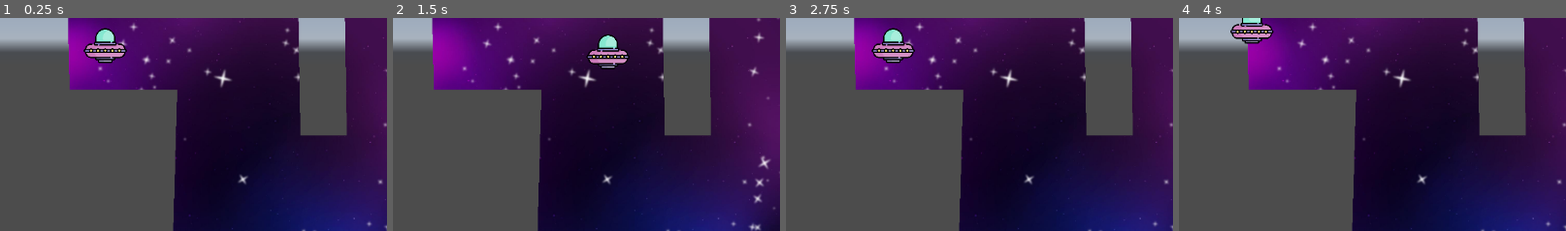
Above: before the commit, frames 1-4 (left to right).
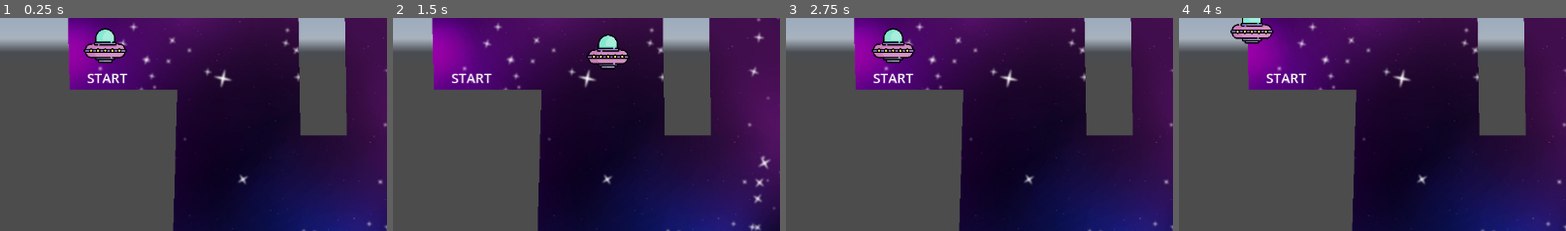
Above: after the commit, the same moments.

Repository: ben-miles/gamedevspeedysaucer
Game: Godot game, scene res://level_1.tscn
Two runs of this game, one before a commit and one after it. Both use one fixed random seed, a clock stepped at 60 frames per second and the inputs below. A sky picture missing from this copy of the repository is replaced by a grey-blue gradient.
Inputs:
- Up to frame 1 (0.25 s): no input
- Up to frame 2 (1.5 s): tap Enter at 0.5 s; hold Right (move_right) 0.53-1.28 s; hold Down (move_down) from 1.28 s (still down)
- Up to frame 3 (2.75 s): release Down (move_down) at 2.03 s; hold Right (move_right) from 2.03 s (still down)
- Up to frame 4 (4 s): release Right (move_right) at 2.78 s; hold Up (move_up) 2.78-3.53 s; hold Left (move_left) from 3.53 s (still down)
The pictures show only the part of the screen within x 36-86%, y 42-92%; the shares and areas given below are measured in that part.

The runs differ from the first frame. In frame 1, 0.3% of the frame differs, in the area x 22-34%, y 25-31%; in frame 2, 0.3%, in the area x 15-26%, y 25-31%; in frame 3, 0.3%; in frame 4, 0.3%.

Commit message:
Add Labels

Diff:
--- a/level_1.tscn
+++ b/level_1.tscn
@@ -4,6 +4,9 @@
 [ext_resource type="Texture2D" uid="uid://3jec4k68xywm" path="res://starry-night-sky.jpg" id="2_7dxbs"]
 [ext_resource type="PackedScene" uid="uid://cmjrxvnxox4tq" path="res://player.tscn" id="2_mrh7v"]
 [ext_resource type="PackedScene" uid="uid://bfg2qu4312si3" path="res://maze.tscn" id="3_11srm"]
+
+[sub_resource type="LabelSettings" id="LabelSettings_ght1k"]
+font_size = 20
 
 [node name="Level1" type="Node2D"]
 script = ExtResource("1_0dy22")
@@ -25,4 +28,20 @@
 z_index = 1
 position = Vector2(56, 72)
 
+[node name="StartLabel" type="Label" parent="."]
+offset_left = 29.0
+offset_top = 106.0
+offset_right = 89.0
+offset_bottom = 137.0
+text = "START"
+label_settings = SubResource("LabelSettings_ght1k")
+
+[node name="FinishLabel" type="Label" parent="."]
+offset_left = 1059.0
+offset_top = 613.0
+offset_right = 1119.0
+offset_bottom = 644.0
+text = "FINISH"
+label_settings = SubResource("LabelSettings_ght1k")
+
 [connection signal="body_exited" from="Maze" to="." method="_on_maze_body_exited"]
